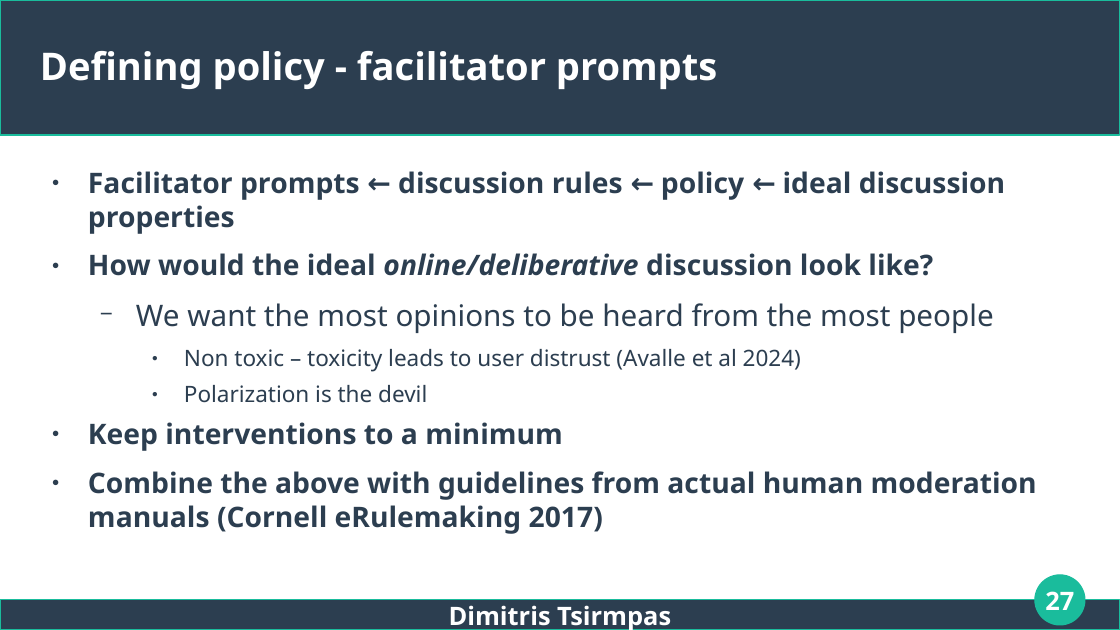
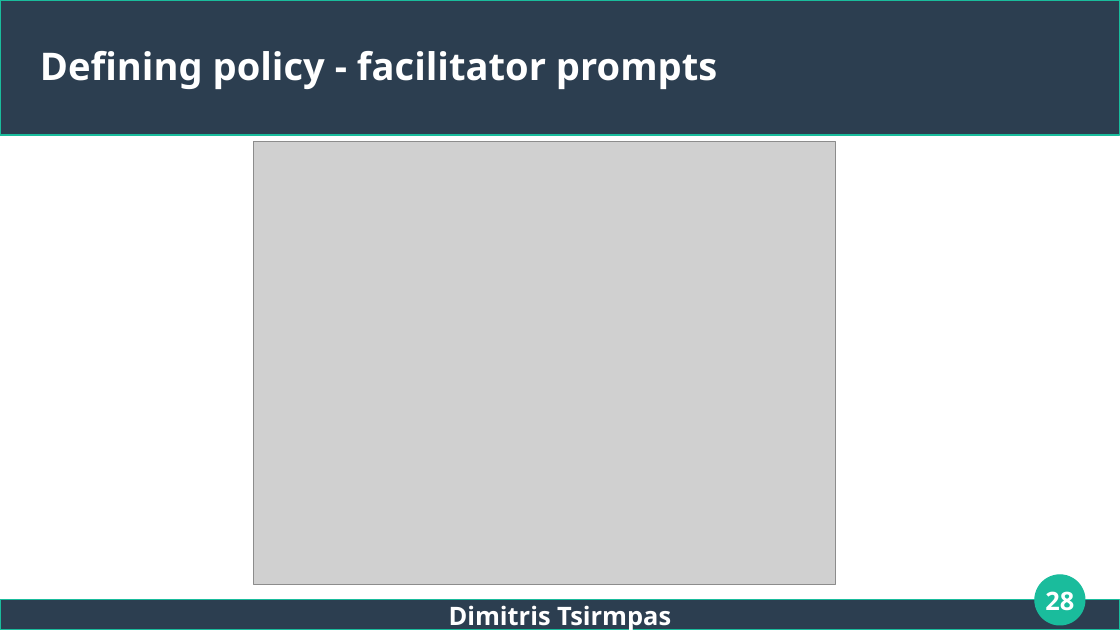
Before and after one commit to dimits-ts/llm_moderation_research, a slide deck: slide 28 of presentations/thesis.odp (slide 27 before the commit). Drawn at 1120x630 pixels with LibreOffice and Linux fonts; fonts in the diff are those of the drawing; grey boxes stand for pictures. Boxes give left, top, right and bottom in pixels: in the first picture for what was removed or moved away, otherwise in the second. Text is boxed around its words. In the diff, an @@ line names an element or a change of style, - is before the commit and + after.

Commit message:
rework annotator figs and add policy fig

```diff
--- a/presentations/thesis.odp
+++ b/presentations/thesis.odp
@@ picture added at box(254, 141, 835, 585) @@
@@ text removed at box(88, 171, 1037, 534) @@
-● Facilitator prompts ← discussion rules ← policy ← ideal discussion properties
-● How would the ideal online/deliberative discussion look like?
-  − We want the most opinions to be heard from the most people
-    ● Non toxic – toxicity leads to user distrust (Avalle et al 2024)
-    ● Polarization is the devil
-● Keep interventions to a minimum
-● Combine the above with guidelines from actual human moderation manuals (Cornell eRulemaking 2017)
@@ page number at box(1045, 591, 1074, 611): text changed @@
-27
+28
```
Also in this commit, not shown: 1 other slide changed, 1 slide added, 3 other files.
